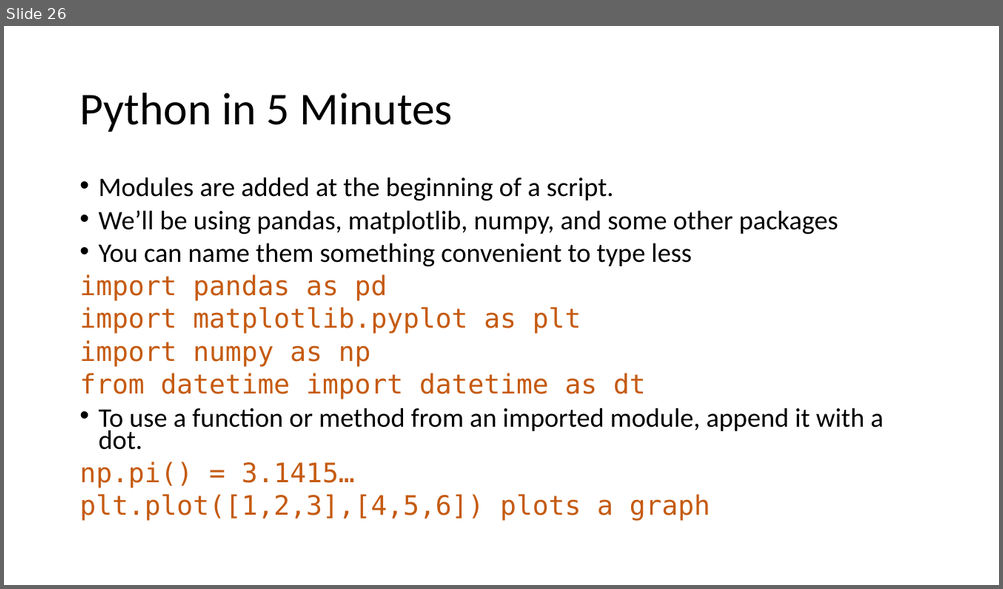
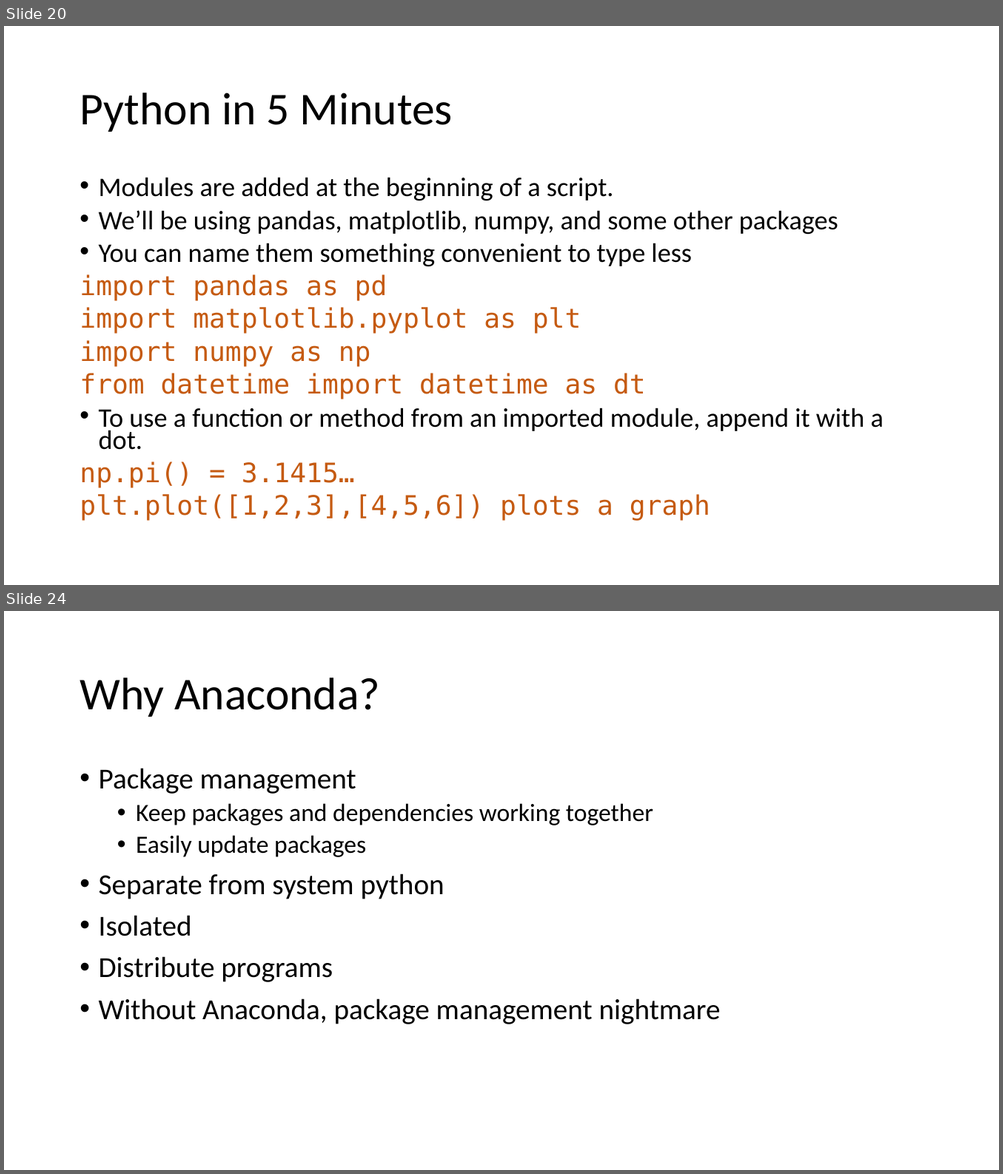
Before and after one commit to LimnoTech/Python-Data-Analysis-Course, a slide deck: Day1/IntroToPython/IntroToPython.pptx. Shown one above the other, each under a label of ours: slide 26 before the commit, slides 20 and 24 after it; the slides between them are not shown. The pictures are 1003x589 and 1003x1174 pixels, drawn with LibreOffice and Linux fonts; fonts in the diff are those of the drawing. Boxes give left, top, right and bottom in pixels: in the first picture for what was removed or moved away, otherwise in the second. Text is boxed around its words. In the diff, an @@ line names an element or a change of style, - is before the commit and + after.

```diff
--- a/Day1/IntroToPython/IntroToPython.pptx
+++ b/Day1/IntroToPython/IntroToPython.pptx
@@ slide 24 added at (4, 611, 999, 1170), background #FFFFFF @@
@@ title added at (79, 678, 380, 717), 44 pt, text #000000 @@
+Why Anaconda?
@@ text added at (99, 768, 720, 1025), 28 pt, text #000000 @@
+• Package management
+  • Keep packages and dependencies working together
+  • Easily update packages
+• Separate from system python
+• Isolated
+• Distribute programs
+• Without Anaconda, package management nightmare
@@ what was slide 26 is now slide 20 @@
```
Also in this commit, not shown: 7 slides changed, 9 other slides added, 3 slides removed, 1 other file.
